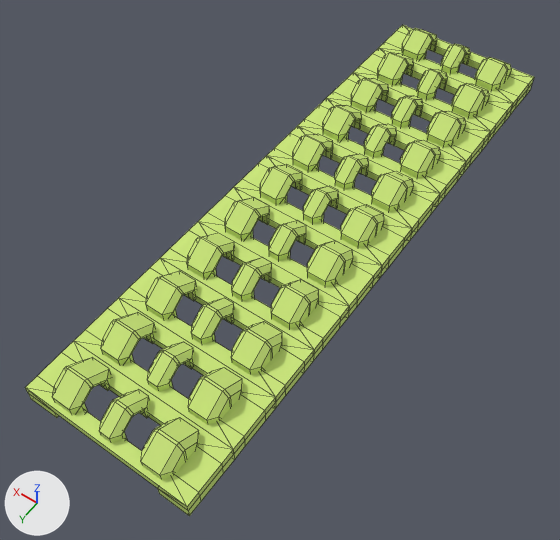
A saved change to the Blender file Námezník/Námezník_Maska.blend.
Before and after are seen from a 50 mm lens placed at (-7.6, 42.0, 67.7), pointed at (8.2, 19.9, 33.0). Arrows for +X, +Y and +Z are at lower left; the lights stay in place. Mesh edges are drawn as thin lines.

Names of what the first picture shows: 'PaintMask'.
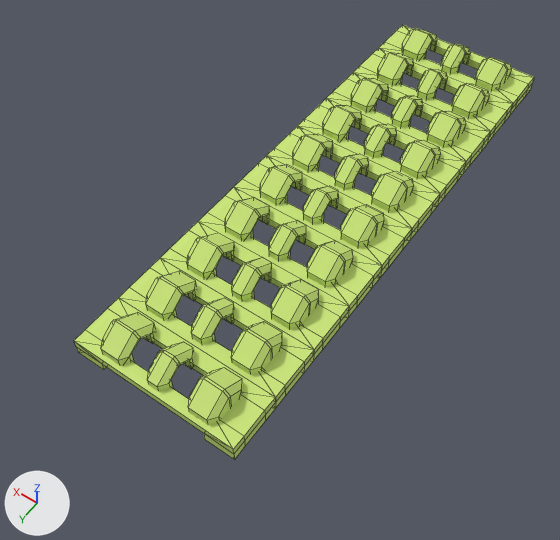
Where the change shows, as pixel boxes (x1, y1, x2, y2) in the pictures (560 x 540 px):
'PaintMask', modifiers changed (10% narrower, 11% shorter)
    before: (25, 25, 534, 516)
    after: (74, 25, 534, 460)

What the commit changed:
Object 'PaintMask' (ob_paintmask) has a ARRAY modifier named 'Array'.
On modifier 'Array' of object 'PaintMask' (ob_paintmask), count goes from 11 to 10.
